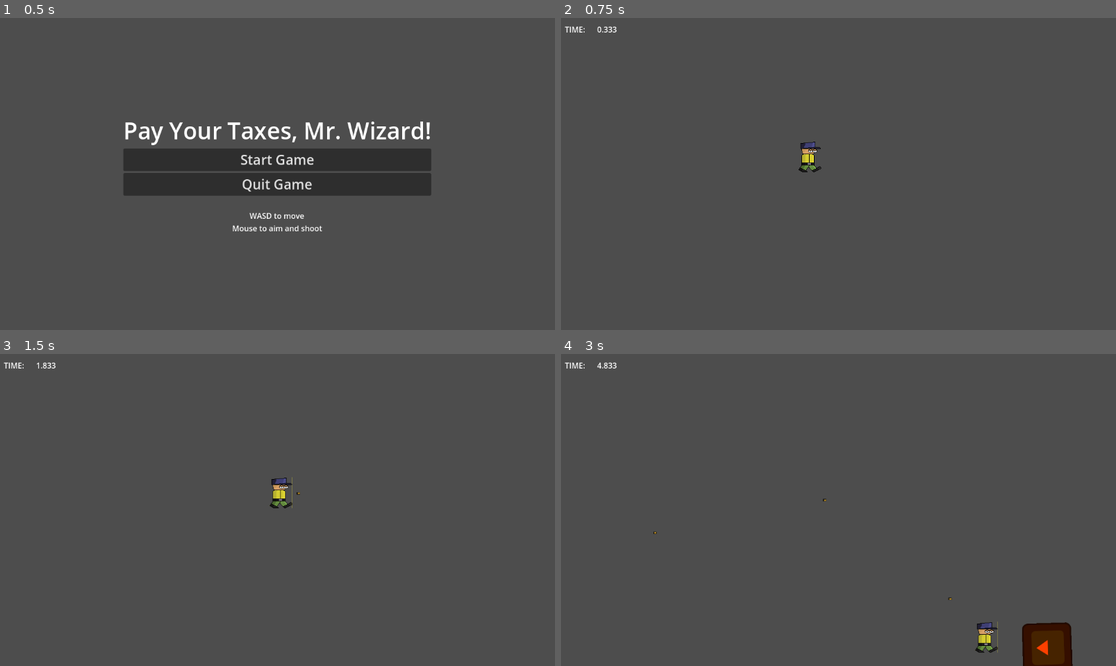
Above: before the commit, frames 1-4 (two rows, left to right).
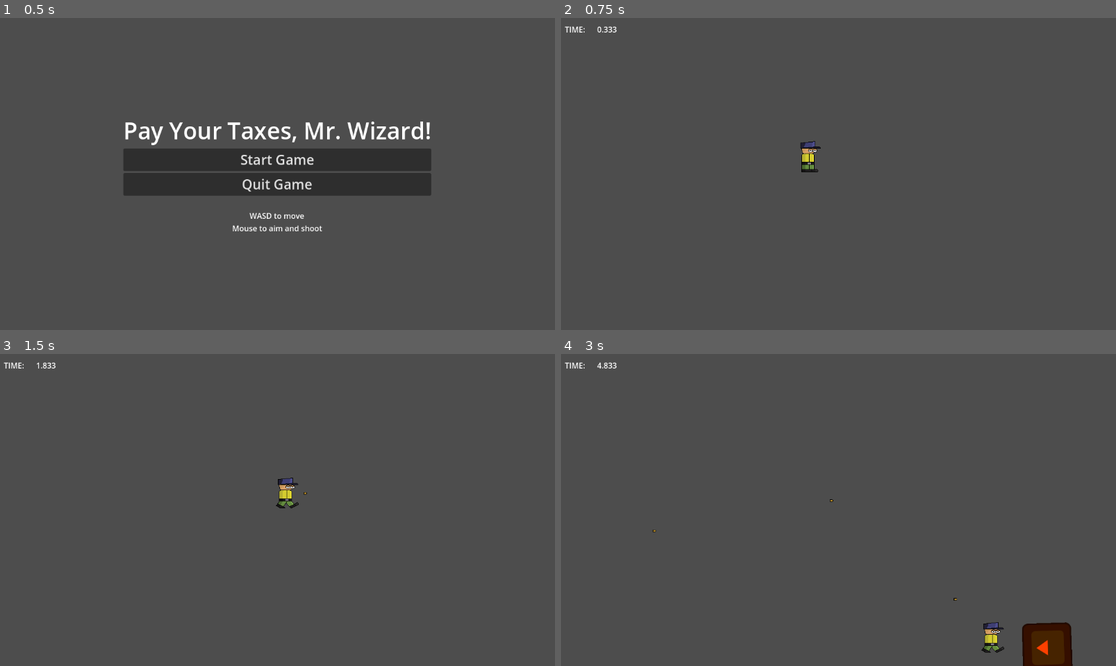
Above: after the commit, the same moments.

Repository: BriarLeaves/gun-wizard-loop-game
Game: Godot game, scene res://start_menu.tscn
The game is run twice, just before and just after one commit, with the same random seed, the same clock (stepped at 60 frames per second) and the same inputs. The engine's default icon, where the game draws it, is replaced by a stand-in: a white triangle on a blue panel in a dark square. Sound files missing from this copy of the repository are replaced by a short silence.
Inputs (mouse positions are in pixels of both pictures, inside the frame that each line leads up to):
- Up to frame 1 (0.5 s): no input
- Up to frame 2 (0.75 s): click "Start Game" at 0.5 s
- Up to frame 3 (1.5 s): tap Enter at 1.25 s; move the mouse to (399, 494) at 1.27 s; hold D (move_right) from 1.28 s (still down); click (399, 494) at 1.35 s
- Up to frame 4 (3 s): move the mouse to (727, 525) at 2.02 s; release D (move_right) at 2.03 s; hold S (move_down) 2.03-2.78 s; click (727, 525) at 2.1 s; move the mouse to (894, 441) at 2.77 s; hold D (move_right) from 2.78 s (still down); click (894, 441) at 2.85 s

Frame 1 is identical in both runs. In frame 2, 0.1% of the frame differs, in the area x 42-47%, y 39-50%; in frame 3, 0.3%; in frame 4, 0.4%, in the area x 16-80%, y 46-96%.

Commit message:
Added animated player sprite

Diff:
--- a/gun-wizard-loop-game/player_character.gd
+++ b/gun-wizard-loop-game/player_character.gd
@@ -5,6 +5,7 @@
 var move_vector: Vector2 = Vector2.ZERO
 var mouse_position: Vector2 = Vector2.ZERO
 var player_speed: float = 400
+@onready var _animated_sprite = $AnimatedSprite2D
 
 @onready var screen_size: Vector2 = get_viewport_rect().size
 
@@ -16,25 +17,21 @@
 	pass
 
 func _process(delta):
-	x_axis = 0
-	y_axis = 0
-	if Input.is_action_pressed("move_right"):
-		x_axis += 1
-	if Input.is_action_pressed("move_left"):
-		x_axis -= 1
-	if Input.is_action_pressed("move_up"):
-		y_axis -= 1
-	if Input.is_action_pressed("move_down"):
-		y_axis += 1
-
 	if Input.is_action_just_pressed("shoot"):
 		shoot_bullet.emit()
 	pass
 
+func input():
+	var input_direction = Input.get_vector("move_left", "move_right", "move_up", "move_down")
+	velocity = input_direction * player_speed
+	if input_direction:
+		_animated_sprite.play("walking")
+	else:
+		_animated_sprite.play("idle")
+
 func _physics_process(delta):
+	input()
 	move_and_slide()
-	move_vector = Vector2(x_axis, y_axis).normalized()
-	velocity = move_vector * player_speed
 	position.x = wrapf(position.x, 0, screen_size.x)
 	position.y = wrapf(position.y, 0, screen_size.y)
 
--- a/gun-wizard-loop-game/room.tscn
+++ b/gun-wizard-loop-game/room.tscn
@@ -24,7 +24,6 @@
 
 [node name="Floor" type="Sprite2D" parent="."]
 position = Vector2(323, 184)
-texture = ExtResource("7_8cv3p")
 
 [node name="Player" parent="." instance=ExtResource("1_88gup")]
 position = Vector2(516, 288)
